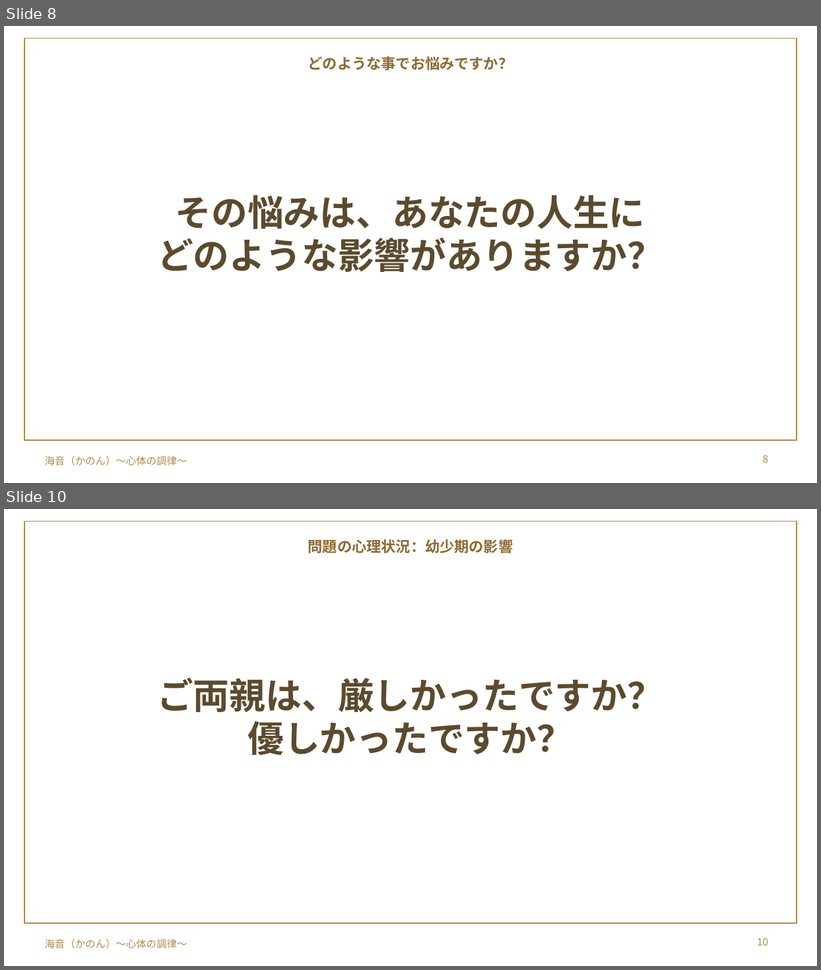
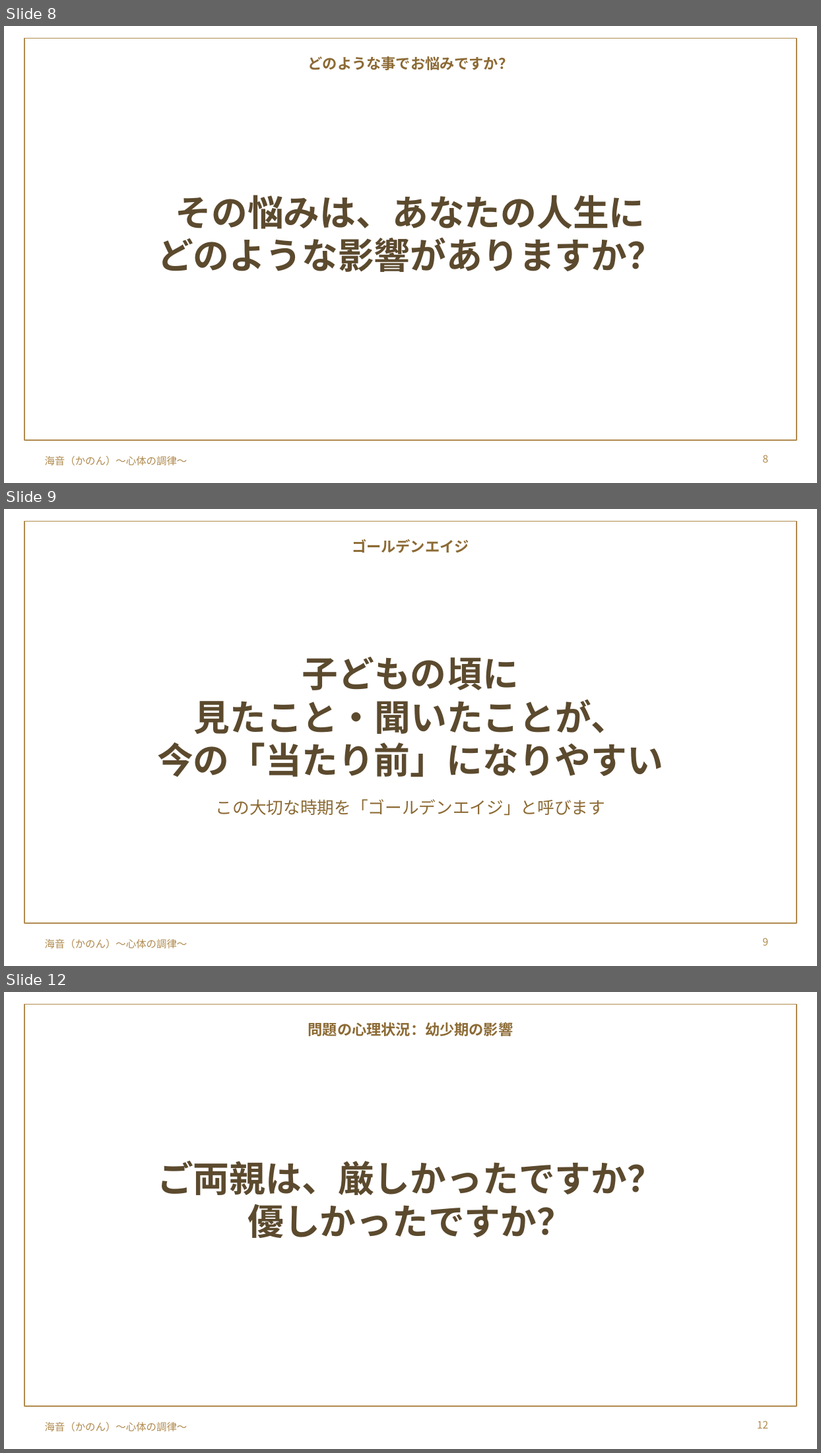
Before and after one commit to y-takahashi-cmd/MyBrain, a slide deck: 20_Projects/海音_心体の調律/単発/仁部あきえさん/20261028_仁部あきえさん_お金のブロック単発セッション.pptx. Shown one above the other, each under a label of ours: slides 8 and 10 before the commit, slides 8, 9 and 12 after it; the slides between them are not shown. The pictures are 821x970 and 821x1453 pixels, drawn with LibreOffice and Linux fonts; fonts in the diff are those of the drawing; background and template pictures are left out. Boxes give left, top, right and bottom in pixels: in the first picture for what was removed or moved away, otherwise in the second. Text is boxed around its words. In the diff, an @@ line names an element or a change of style, - is before the commit and + after.

```diff
--- a/20_Projects/海音_心体の調律/単発/仁部あきえさん/20261028_仁部あきえさん_お金のブロック単発セッション.pptx
+++ b/20_Projects/海音_心体の調律/単発/仁部あきえさん/20261028_仁部あきえさん_お金のブロック単発セッション.pptx
@@ slide 9 added at box(4, 509, 817, 966), background picture (left out); not listed: 1 template element that a slide beside it also shows @@
@@ rectangle added at box(24, 521, 797, 923), outline #B08A4E 1 pt @@
@@ text added at box(352, 539, 469, 553), 13 pt, text #8C6A34, bold @@
+ゴールデンエイジ
@@ title added at box(157, 657, 663, 777), 32 pt, text #5C4A2E, bold @@
+子どもの頃に
+見たこと・聞いたことが、
+今の「当たり前」になりやすい
@@ text added at box(216, 799, 605, 816), 15 pt, text #8C6A34 @@
+この大切な時期を「ゴールデンエイジ」と呼びます
@@ page number added at box(763, 938, 769, 946), 9 pt, text #B08A4E @@
+9
@@ what was slide 10 is now slide 12 @@
@@ page number at box(757, 1421, 768, 1429): text changed @@
-10
+12
```
Also in this commit, not shown: 3 slides changed, 2 other slides added.
